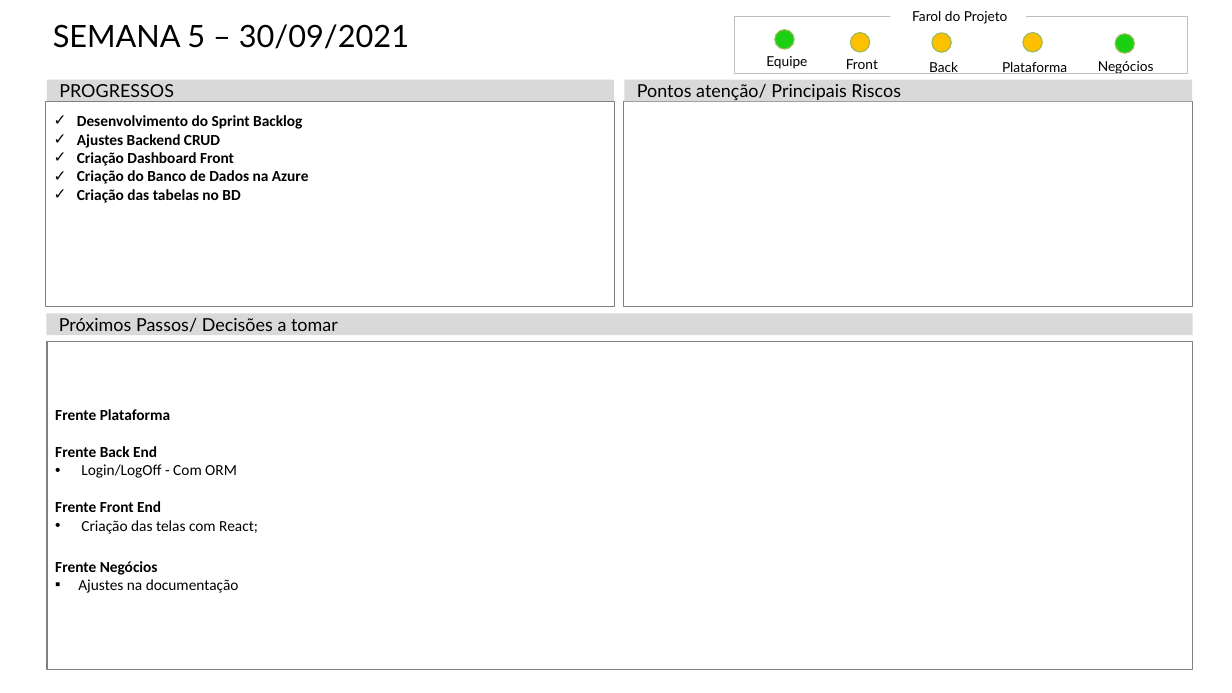
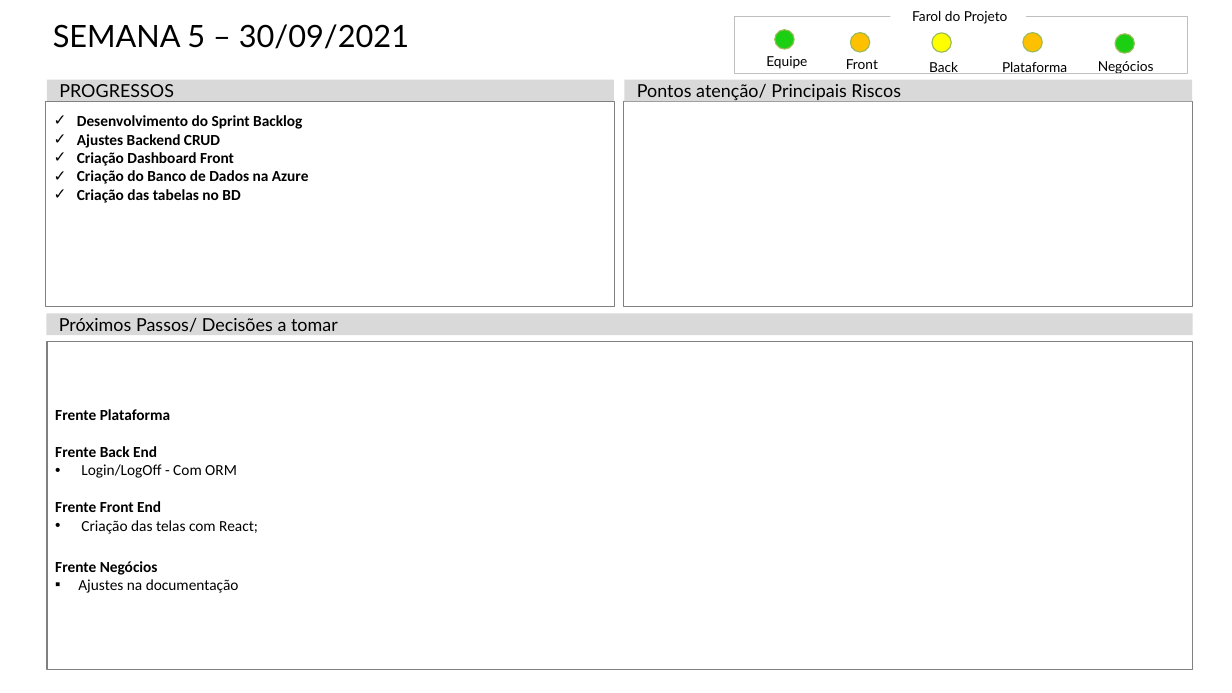
Before and after one commit to Lucassouza849/grupoPi3Semestre, a slide deck: slide 8 of Documentação/Status Report/Status Report - Grupo 6.pptx. Drawn at 1232x693 pixels with LibreOffice and Linux fonts; fonts in the diff are those of the drawing. Boxes give left, top, right and bottom in pixels: in the first picture for what was removed or moved away, otherwise in the second. Text is boxed around its words. In the diff, an @@ line names an element or a change of style, - is before the commit and + after.

```diff
--- a/Documentação/Status Report/Status Report - Grupo 6.pptx
+++ b/Documentação/Status Report/Status Report - Grupo 6.pptx
@@ ellipse at [932, 33, 951, 52]: fill #FFC000 to #FFFF00 @@
```
Also in this commit, not shown: 20 other files.
